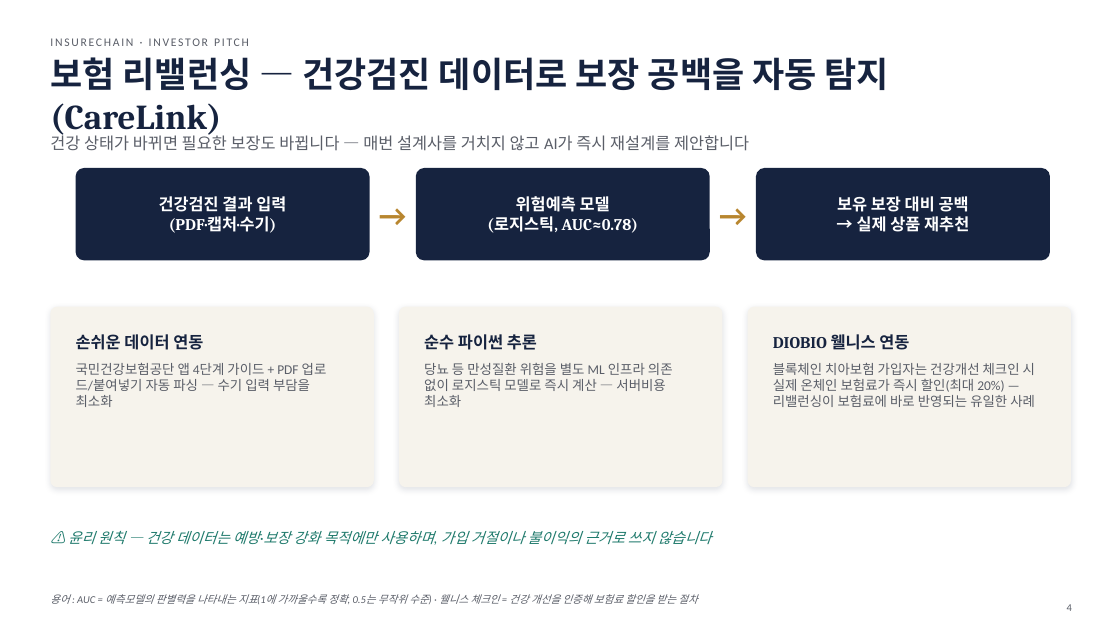
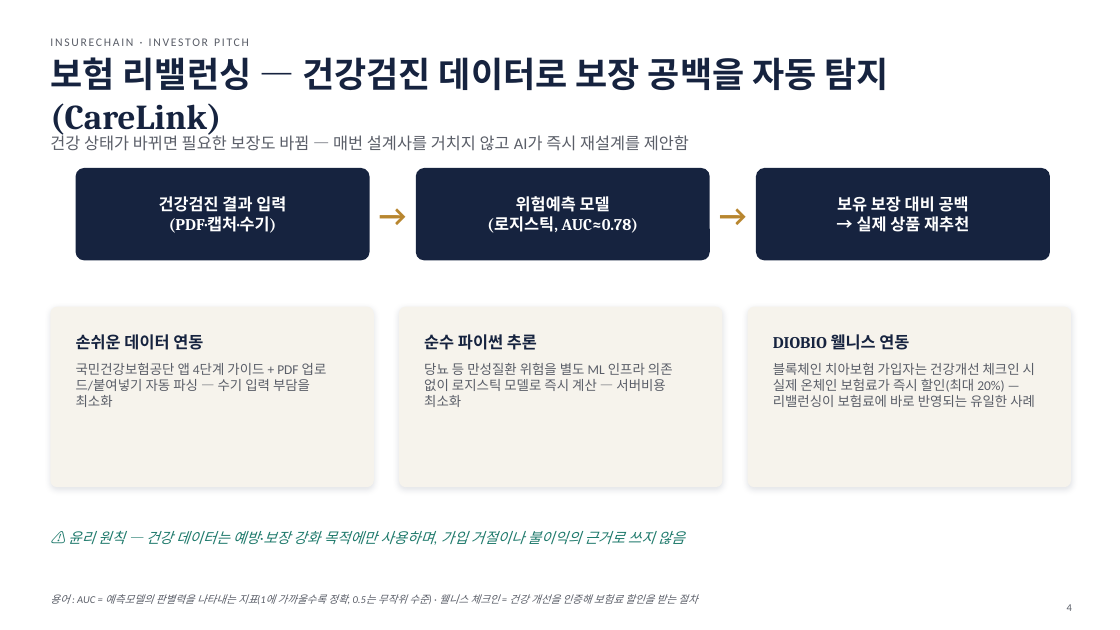
Before and after one commit to leeyonsei78/capstone_project_alpha, a slide deck: slide 4 of 인슈어체인_투자피칭_발표자료.pptx. Drawn at 1120x630 pixels with LibreOffice and Linux fonts; fonts in the diff are those of the drawing. Boxes give left, top, right and bottom in pixels: in the first picture for what was removed or moved away, otherwise in the second. Text is boxed around its words. In the diff, an @@ line names an element or a change of style, - is before the commit and + after.

```diff
--- a/인슈어체인_투자피칭_발표자료.pptx
+++ b/인슈어체인_투자피칭_발표자료.pptx
@@ text at bbox=[50, 132, 689, 151]: text changed @@
-건강 상태가 바뀌면 필요한 보장도 바뀝니다 — 매번 설계사를 거치지 않고 AI가 즉시 재설계를 제안합니다
+건강 상태가 바뀌면 필요한 보장도 바뀜 — 매번 설계사를 거치지 않고 AI가 즉시 재설계를 제안함
@@ text at bbox=[68, 531, 685, 544]: text changed @@
-⚠️ 윤리 원칙 — 건강 데이터는 예방·보장 강화 목적에만 사용하며, 가입 거절이나 불이익의 근거로 쓰지 않습니다
+⚠️ 윤리 원칙 — 건강 데이터는 예방·보장 강화 목적에만 사용하며, 가입 거절이나 불이익의 근거로 쓰지 않음
```
Also in this commit, not shown: 19 other slides changed, 1 other file.
